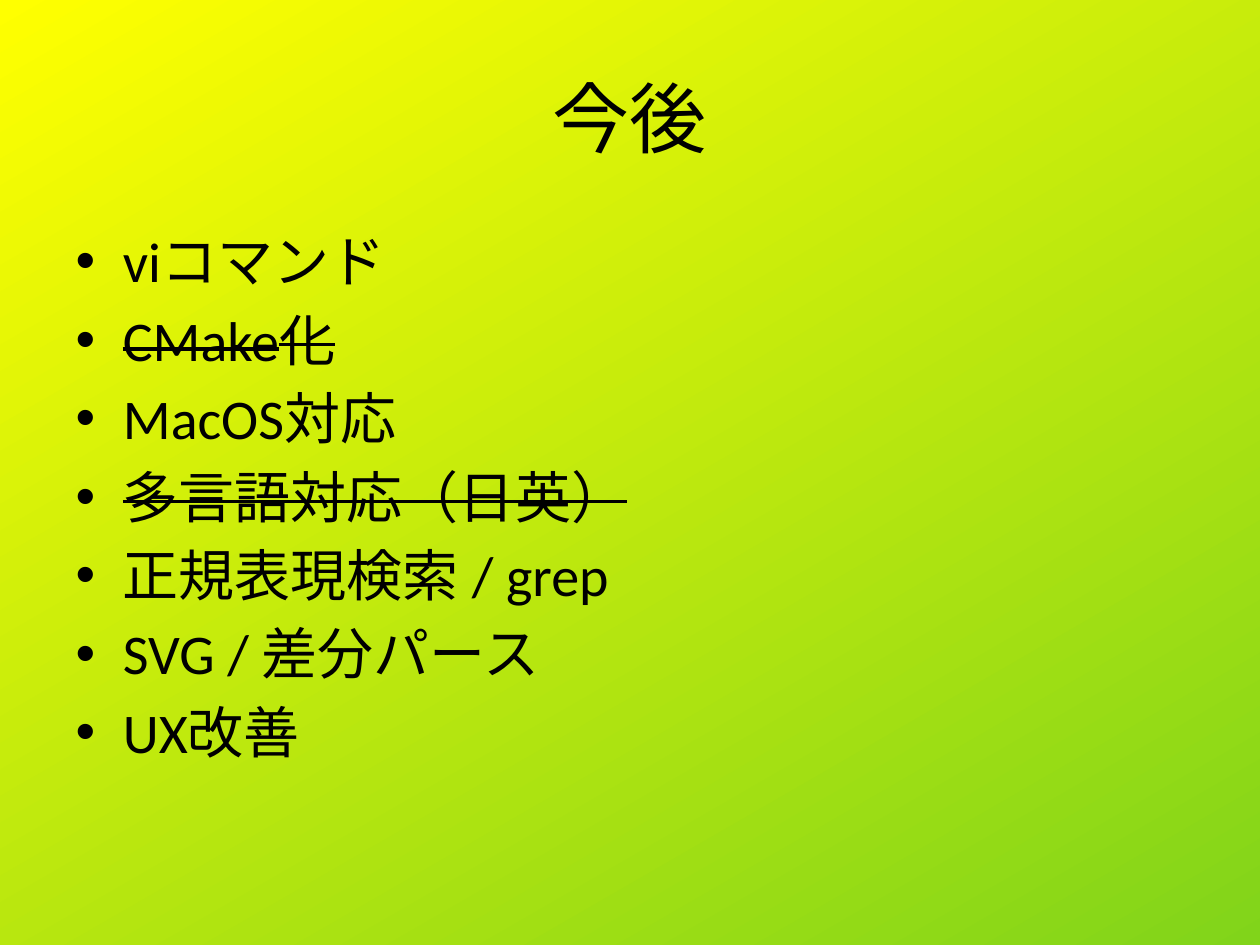
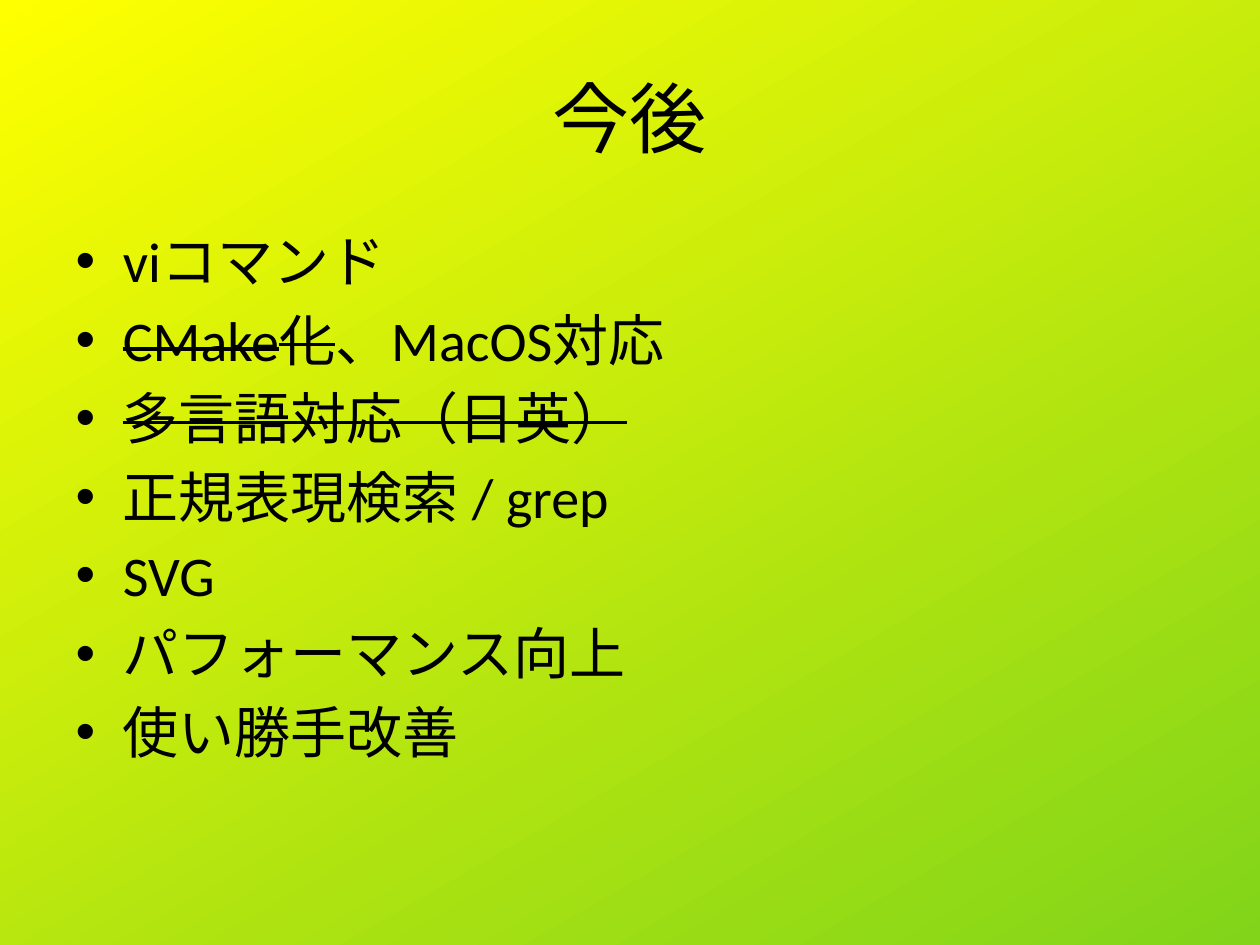
Before and after one commit to shigmas/viMarkdown, a slide deck: slide 10 of tech/ja/LT20260514/viMarkdown_LT.odp (slide 7 before the commit). Drawn at 1260x945 pixels with LibreOffice and Linux fonts; fonts in the diff are those of the drawing. Boxes give left, top, right and bottom in pixels: in the first picture for what was removed or moved away, otherwise in the second. Text is boxed around its words. In the diff, an @@ line names an element or a change of style, - is before the commit and + after.

```diff
--- a/tech/ja/LT20260514/viMarkdown_LT.odp
+++ b/tech/ja/LT20260514/viMarkdown_LT.odp
@@ text at (x1=123, y1=314, x2=665, y2=366): text changed @@
-• CMake化
-• MacOS対応
+• CMake化、MacOS対応
@@ text at (x1=123, y1=559, x2=626, y2=758): text changed @@
-• SVG / 差分パース
-• UX改善
+• SVG
+• パフォーマンス向上
+• 使い勝手改善
```
Also in this commit, not shown: 4 other slides changed, 3 slides added, 3 other files.
